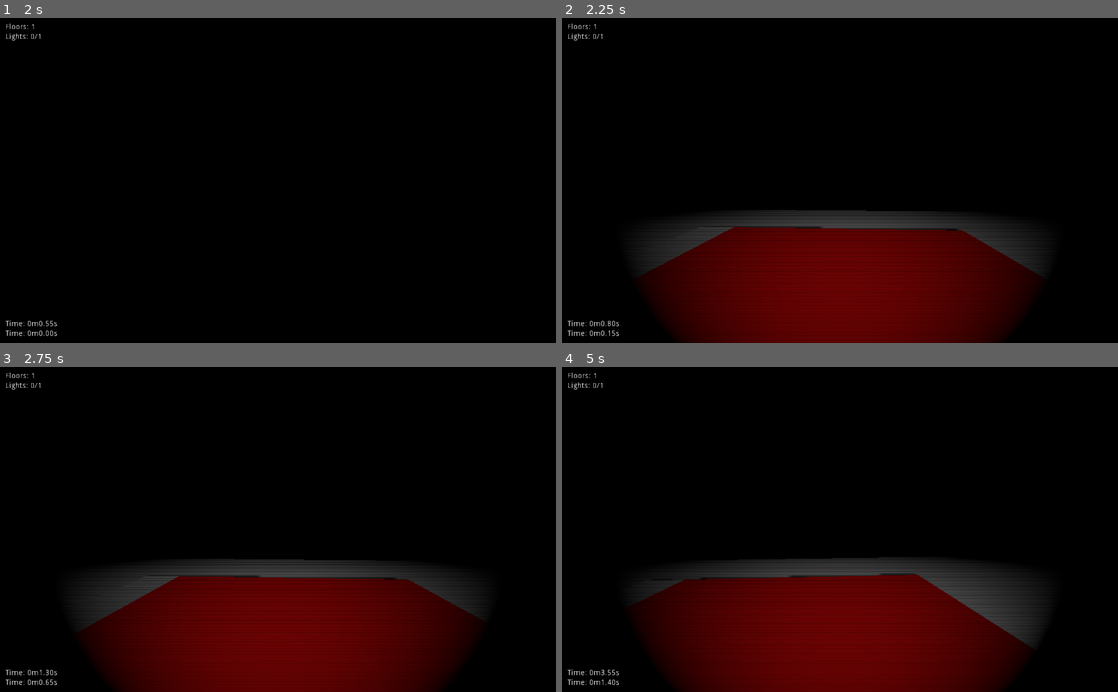
Above: before the commit, frames 1-4 (two rows, left to right).
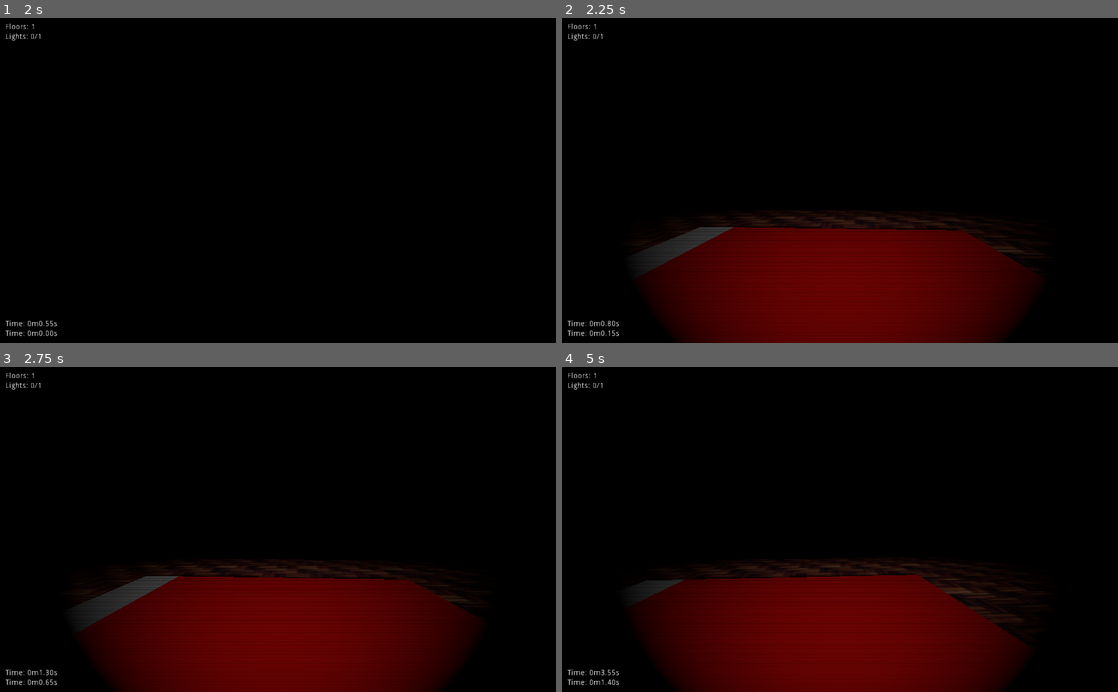
Above: after the commit, the same moments.

Repository: Arc676/Photonic-Salvation
Game: Godot game, scene res://Scenes/Main Menu.tscn
Same seed, same stepped clock (60 frames per second), same inputs: the game is played once before the commit and once after it.
Inputs (mouse positions are in pixels of both pictures, inside the frame that each line leads up to):
- Up to frame 1 (2 s): click "New Game" at 0.5 s; tap Enter at 1.25 s; move the mouse to (305, 180) at 1.27 s; hold Up (ui_up) from 1.28 s (still down); tap Space (flashlight) at 1.35 s
- Up to frame 2 (2.25 s): keep holding Up (ui_up); tap Space (flashlight) at 2 s; move the mouse to (812, 180) at 2.02 s; click (812, 180) at 2.1 s
- Up to frame 3 (2.75 s): keep holding Up (ui_up)
- Up to frame 4 (5 s): keep holding Up (ui_up); move the mouse to (851, 523) at 2.77 s; tap Space (flashlight) at 2.85, 4.35 s; move the mouse to (834, 536) at 3.52 s; click (834, 536) at 3.6 s; tap Enter at 4.25 s; move the mouse to (878, 532) at 4.27 s

Frame 1 is identical in both runs. In frame 2, 3.0% of the frame differs, in the area x 15-86%, y 59-79%; in frame 3, 2.9%; in frame 4, 4.5%, in the area x 17-86%, y 58-86%.

Commit message:
Add floor texture
Separate floor and ceiling meshes

Diff:
--- a/World Elements/Floor.tscn
+++ b/World Elements/Floor.tscn
@@ -1,5 +1,22 @@
-[gd_scene format=2]
+[gd_scene load_steps=3 format=2]
 
-[node name="Floor" type="CSGBox"]
+[ext_resource path="res://Textures/Floor.png" type="Texture" id=1]
+
+[sub_resource type="SpatialMaterial" id=1]
+albedo_texture = ExtResource( 1 )
+
+[node name="Spatial" type="Spatial"]
+
+[node name="Floor" type="CSGBox" parent="."]
+transform = Transform( 1, 0, 0, 0, 1, 0, 0, 0, 1, 0, 0.025, 0 )
 use_collision = true
-height = 0.1
+height = 0.05
+material = SubResource( 1 )
+
+[node name="Ceiling" type="CSGBox" parent="."]
+transform = Transform( 1, 0, 0, 0, 1, 0, 0, 0, 1, 0, -0.025, 0 )
+use_collision = true
+height = 0.05
+__meta__ = {
+"_editor_description_": ""
+}
--- a/World Elements/Stairs.tscn
+++ b/World Elements/Stairs.tscn
@@ -14,9 +14,7 @@
 light_energy = 0.3
 
 [node name="Floor" parent="." instance=ExtResource( 2 )]
-transform = Transform( 1, 0, 0, 0, 1, 0, 0, 0, 1, 0, 0, 0.0914217 )
-width = 7.0
-depth = 11.0
+transform = Transform( 3, 0, 0, 0, 1, 0, 0, 0, 5, 0.5, 0, 0.091 )
 
 [node name="Spatial" type="Spatial" parent="."]
 transform = Transform( 1, 0, 0, 0, 1, 0, 0, 0, 1, 2, -0.1, -3 )
Binary file added: Textures/Floor.png
Not shown, added: Textures/Floor.png.import
Not shown, added: XCFs/Floor.xcf
